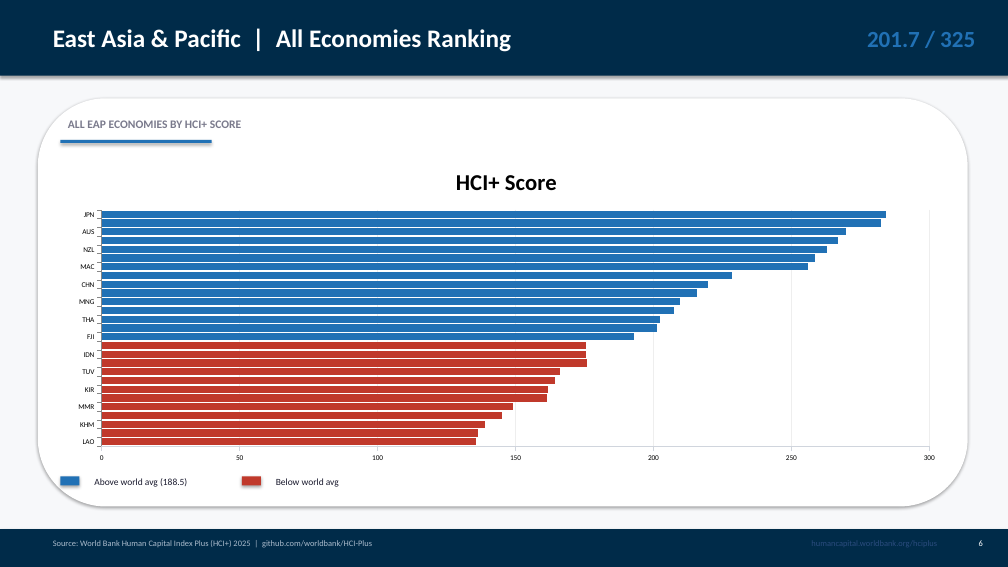
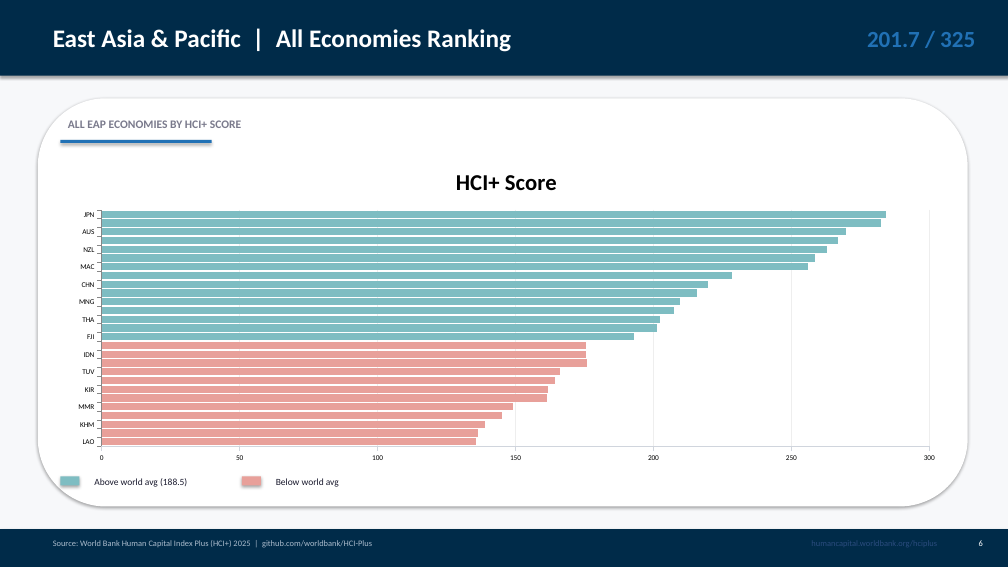
Before and after one commit to arcidiaconom/arcidiaconom.github.io, a slide deck: slide 7 of EAP_HCI_Plus_2025_v4.pptx. Drawn at 1008x567 pixels with LibreOffice and Linux fonts; fonts in the diff are those of the drawing. Boxes give left, top, right and bottom in pixels: in the first picture for what was removed or moved away, otherwise in the second. Text is boxed around its words. In the diff, an @@ line names an element or a change of style, - is before the commit and + after.

```diff
--- a/EAP_HCI_Plus_2025_v4.pptx
+++ b/EAP_HCI_Plus_2025_v4.pptx
@@ bar chart at (60,151,953,469) @@
@@ colour of HCI+ Score #2171B5 to #7EBDC2 @@
@@ colours of single points changed @@
@@ rectangle at (60,476,79,485): fill #2171B5 to #7EBDC2 @@
@@ rectangle at (242,476,261,485): fill #C0392B to #E8A09A @@
```
Also in this commit, not shown: 1 other slide changed, 1 other file.
